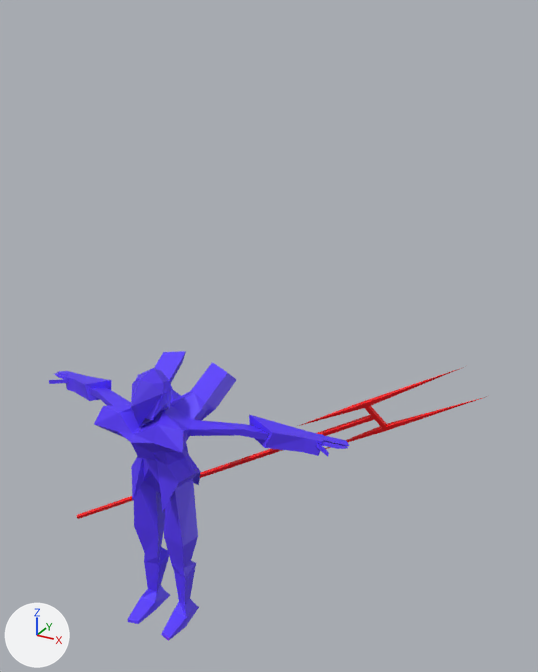
What one commit did to the Blender file blender-files/knight-enemy.blend.
Camera for both pictures: a 50 mm camera at (11.1, -14.0, 16.8) aimed at (2.0, 2.5, 8.5). The lights are fixed; the arrows at lower left show +X, +Y and +Z.

Objects in the first picture: 'Knight', 'Longinus'.
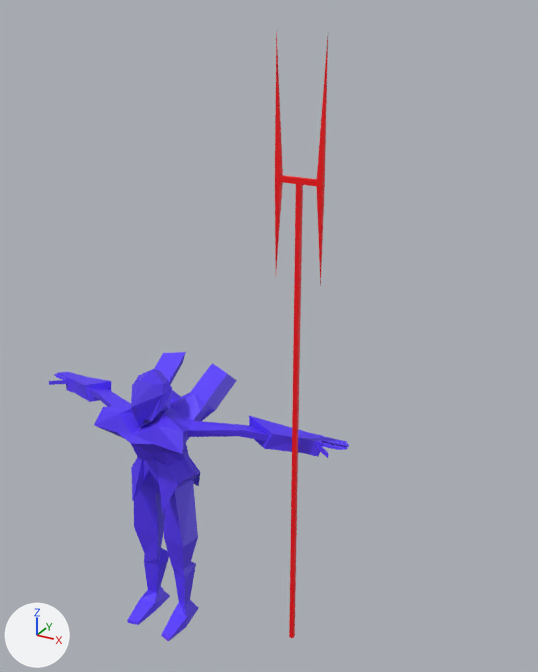
What differs and where, as boxes (x1, y1, x2, y2) in the pictures (538 x 672 px):
'Knight', moved
    before: (49, 351, 349, 641)
    after: (49, 352, 349, 641)
'Longinus', moved, turned
    before: (77, 368, 488, 519)
    after: (275, 33, 328, 638)

The edits, one by one:
Object 'Knight' (ob_knight) moves from (0.0, 0.0, 0.0) to (0.0, -0.01, -0.03).
Object 'Longinus' (ob_longinus) moves from (-7.79, 0.6, 1.82) to (-0.03, 0.05, 0.01).
Object 'Longinus' (ob_longinus) turns from (31, 52, 40) to (0.5, 0.3, -0.3) degrees about x, y and z.
